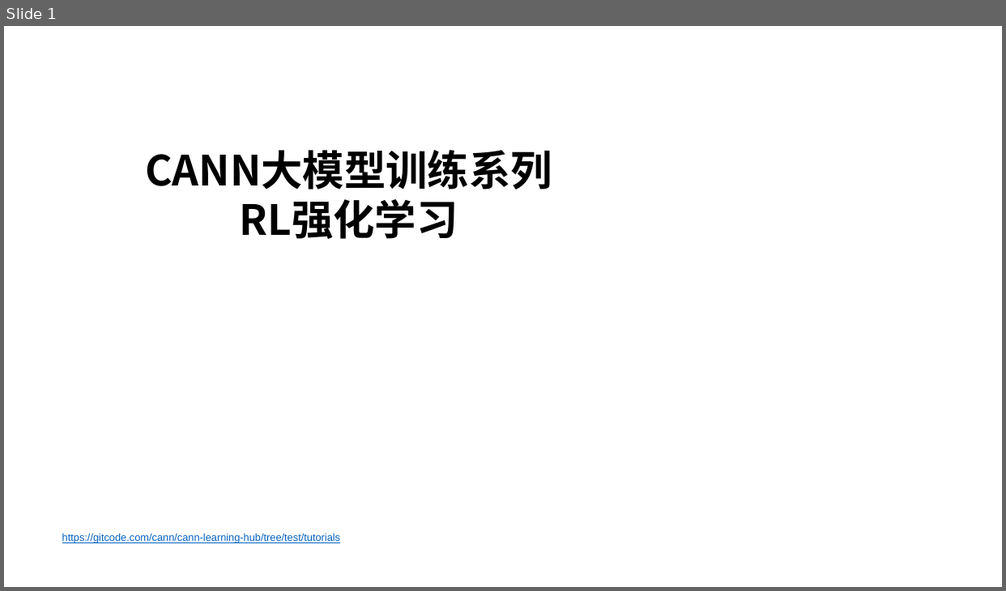
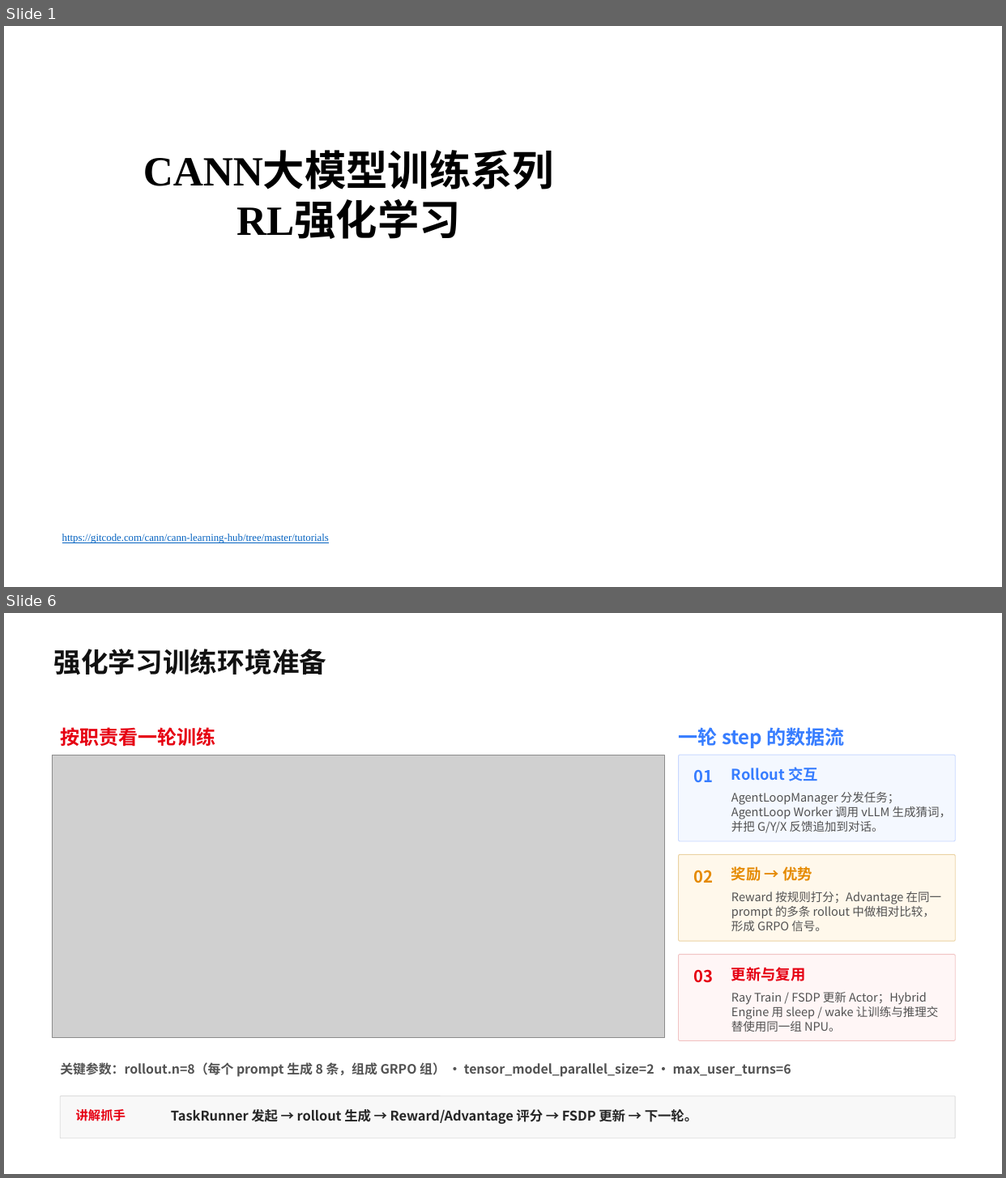
Before and after one commit to hicann/cann-learning-hub, a slide deck: tutorials/rl_training_pipeline/slides/01_rl_training_pipeline.pptx. Shown one above the other, each under a label of ours: slide 1 before the commit, slides 1 and 6 after it; the slides between them are not shown. The pictures are 1006x591 and 1006x1178 pixels, drawn with LibreOffice and Linux fonts; fonts in the diff are those of the drawing; grey boxes stand for pictures; background and template pictures are left out. Boxes give left, top, right and bottom in pixels: in the first picture for what was removed or moved away, otherwise in the second. Text is boxed around its words. In the diff, an @@ line names an element or a change of style, - is before the commit and + after.

Commit message:
docs: 更新 SFT/RL 课程课件

# message auto-generated for no-merge-commit merge:
!1065 merge sft1 into master

docs: 更新 SFT/RL 课程课件

Description: ## 描述
更新了训练课程SFT和RL部分的PPT

## 关联的Issue
不涉及ISSUE

## 测试
本次不涉及代码修改，无需测试

## 文档更新
在SFT和RL中的主README中新增对应的PPT链接地址

## 类型标签
<!--  [x] 表示选中 -->
- [ ] Bug修复
- [ ] 新特性
- [ ] 内容优化
- [x] 其他，请描述：更新课程PPT

## 其他信息
<!-- 在这里可以添加任何与这个 Pull Request 相关的其他说明。 -->

See merge request: cann/cann-learning-hub!1065

```diff
--- a/tutorials/rl_training_pipeline/slides/01_rl_training_pipeline.pptx
+++ b/tutorials/rl_training_pipeline/slides/01_rl_training_pipeline.pptx
@@ slide 6 added at [4,613,1002,1174], background picture (left out) @@
@@ text added at [54,649,327,675], 26.2 pt, text #111111, bold @@
+强化学习训练环境准备
@@ text added at [60,727,215,747], 18.8 pt, text #E60012, bold @@
+按职责看一轮训练
@@ text added at [679,727,845,748], 18.8 pt, text #377DFF, bold @@
+一轮 step 的数据流
@@ picture added at [53,756,665,1038] @@
@@ rounded rectangle added at [679,756,956,842], fill #F4F8FF, outline #C8D8FF 0.75 pt @@
@@ text added at [694,770,714,782], 15.8 pt, text #377DFF, bold @@
+01
@@ text added at [731,767,818,781], 14.2 pt, text #377DFF, bold @@
+Rollout 交互
@@ text added at [731,792,951,833], 11.2 pt, text #525252 @@
+AgentLoopManager 分发任务；AgentLoop Worker 调用 vLLM 生成猜词，并把 G/Y/X 反馈追加到对话。
@@ rounded rectangle added at [679,855,956,942], fill #FFF8EB, outline #EBD2A2 0.75 pt @@
@@ text added at [694,870,714,883], 15.8 pt, text #E58A00, bold @@
+02
@@ text added at [731,867,812,881], 14.2 pt, text #E58A00, bold @@
+奖励 → 优势
@@ text added at [731,892,941,931], 11.2 pt, text #525252 @@
+Reward 按规则打分；Advantage 在同一 prompt 的多条 rollout 中做相对比较，形成 GRPO 信号。
@@ rounded rectangle added at [679,954,956,1041], fill #FFF6F6, outline #F1C3C3 0.75 pt @@
@@ text added at [694,969,714,983], 15.8 pt, text #E60012, bold @@
+03
@@ text added at [731,967,806,982], 14.2 pt, text #E60012, bold @@
+更新与复用
@@ text added at [731,992,938,1032], 11.2 pt, text #525252 @@
+Ray Train / FSDP 更新 Actor；Hybrid Engine 用 sleep / wake 让训练与推理交替使用同一组 NPU。
@@ text added at [60,1063,791,1077], 12.4 pt, text #525252, bold @@
+关键参数：rollout.n=8（每个 prompt 生成 8 条，组成 GRPO 组） · tensor_model_parallel_size=2 · max_user_turns=6
@@ rounded rectangle added at [60,1097,956,1139], fill #F8F8F8, outline #DDDDDD 0.75 pt @@
@@ text added at [76,1110,126,1122], 12 pt, text #E60012, bold @@
+讲解抓手
@@ text added at [171,1110,697,1124], 12.8 pt, text #262626, bold @@
+TaskRunner 发起 → rollout 生成 → Reward/Advantage 评分 → FSDP 更新 → 下一轮。
@@ slide 1 changed as well @@
@@ text "CANN大模型训练系列" at [143,153,554,239]: font Noto Sans CJK SC to Times New Roman @@
@@ text at [62,534,329,544]: text changed; font Arial to Times New Roman @@
-https://gitcode.com/cann/cann-learning-hub/tree/test/tutorials
+https://gitcode.com/cann/cann-learning-hub/tree/master/tutorials
```
Also in this commit, not shown: 5 other slides changed, 21 other slides added, 23 slides removed, 1 other file.
